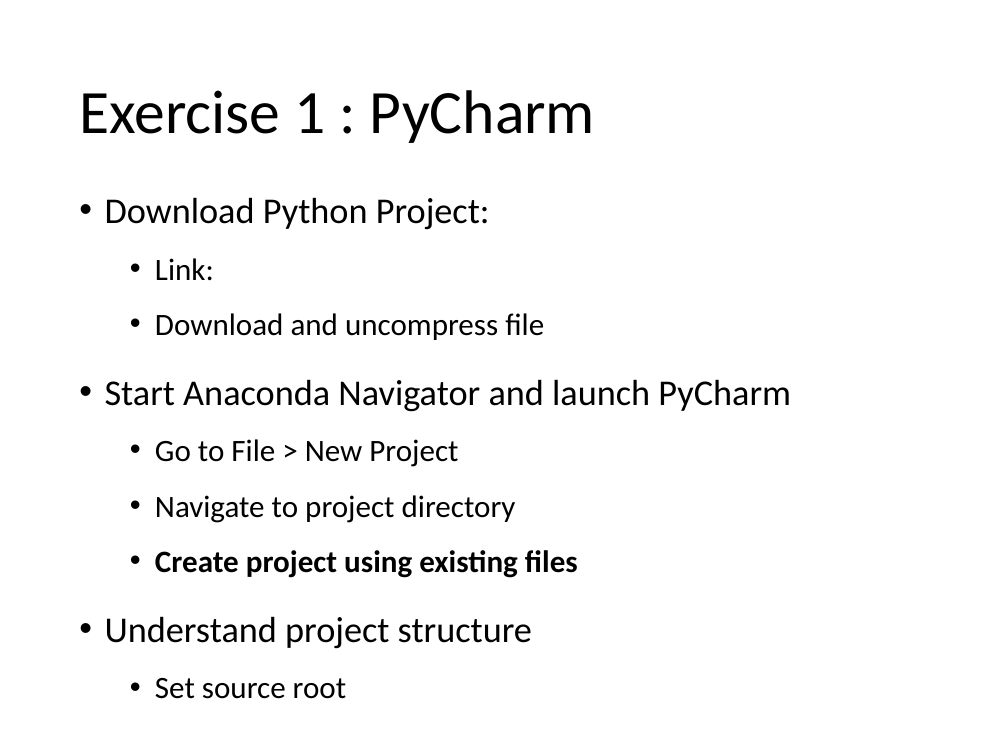
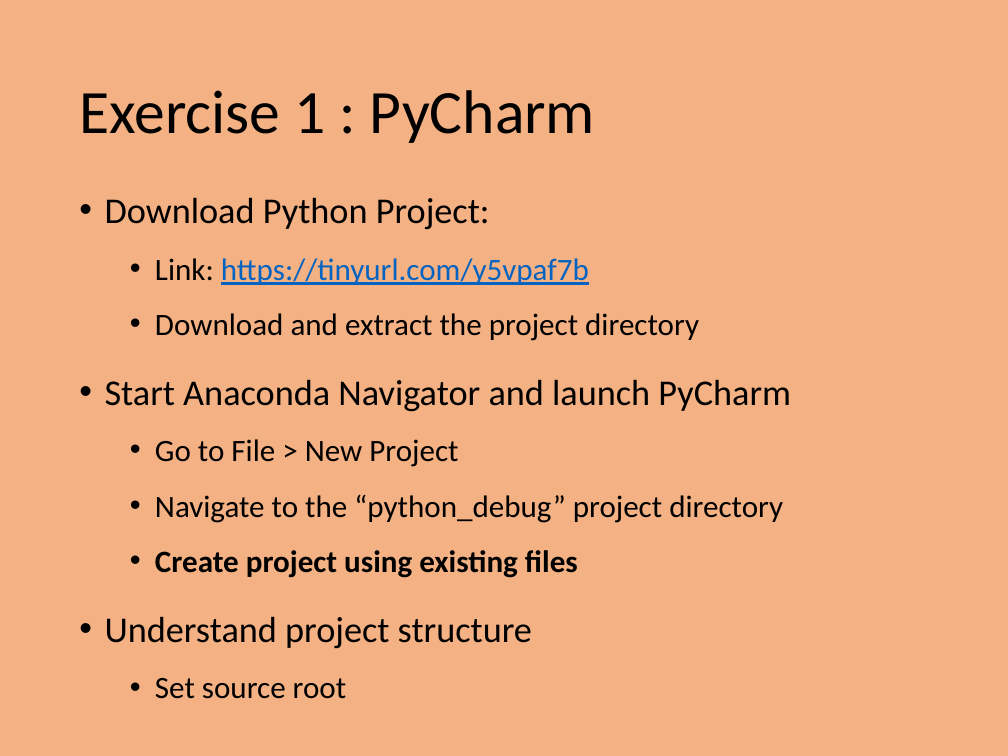
Before and after one commit to PrincetonUniversity/intro_debugging, a slide deck: slide 5 of 01_overview/Introduction_To_Debugging.pptx. Drawn at 1008x756 pixels with LibreOffice and Linux fonts; fonts in the diff are those of the drawing. Boxes give left, top, right and bottom in pixels: in the first picture for what was removed or moved away, otherwise in the second. Text is boxed around its words. In the diff, an @@ line names an element or a change of style, - is before the commit and + after.

```diff
--- a/01_overview/Introduction_To_Debugging.pptx
+++ b/01_overview/Introduction_To_Debugging.pptx
@@ background #FFFFFF to #F4B183 @@
@@ text at box(155, 258, 699, 341): text changed @@
-  • Link:
-  • Download and uncompress file
+  • Link: https://tinyurl.com/y5vpaf7b
+  • Download and extract the project directory
@@ text at box(155, 494, 783, 523): text changed @@
-  • Navigate to project directory
+  • Navigate to the “python_debug” project directory
```
Also in this commit, not shown: 5 other slides changed, 4 slides added, 1 slide removed, 10 other files.
